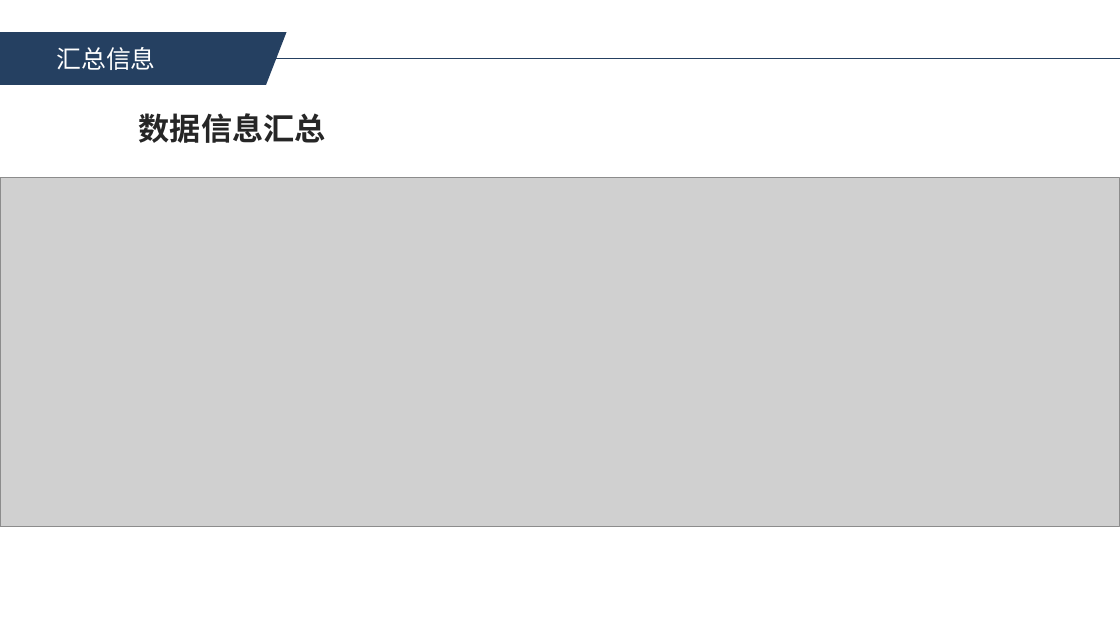
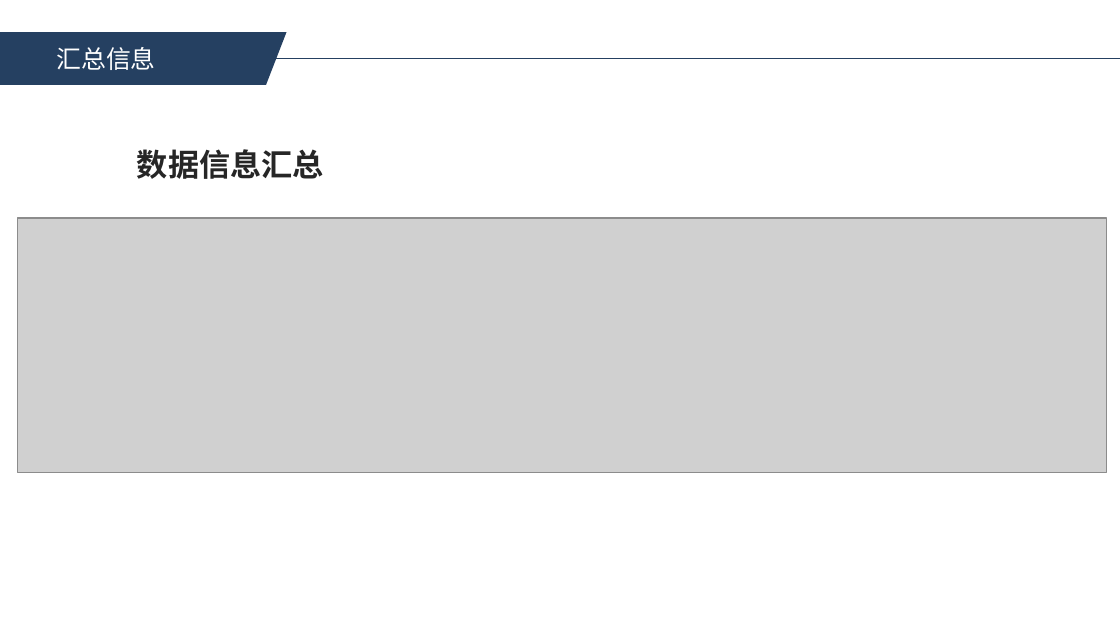
Before and after one commit to impossible03/Computer-Vision-homework, a slide deck: slide 7 of 04-刘宇-project1.pptx (slide 8 before the commit). Drawn at 1120x630 pixels with LibreOffice and Linux fonts; fonts in the diff are those of the drawing; grey boxes stand for pictures. Boxes give left, top, right and bottom in pixels: in the first picture for what was removed or moved away, otherwise in the second. Text is boxed around its words. In the diff, an @@ line names an element or a change of style, - is before the commit and + after.

```diff
--- a/04-刘宇-project1.pptx
+++ b/04-刘宇-project1.pptx
@@ text "数据信息汇总": place and size @@
-text "数据信息汇总" at bbox=[139, 113, 326, 143]
+text "数据信息汇总" at bbox=[137, 149, 324, 179]
@@ picture: place and size @@
-picture at bbox=[0, 178, 1120, 526]
+picture at bbox=[17, 218, 1105, 473]
```
Also in this commit, not shown: 2 other slides changed, 9 slides added, 1 slide removed, 1 other file.
